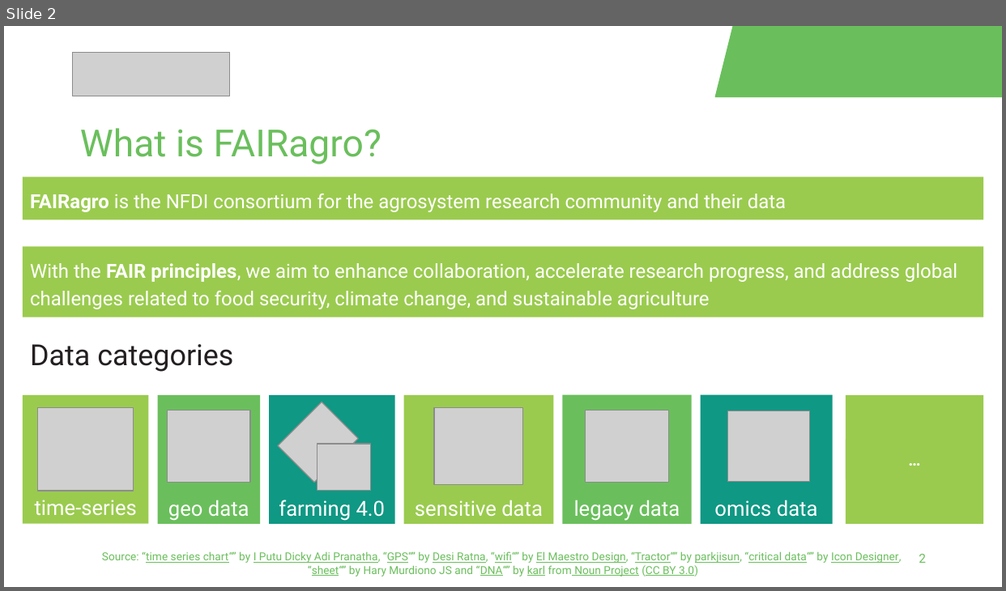
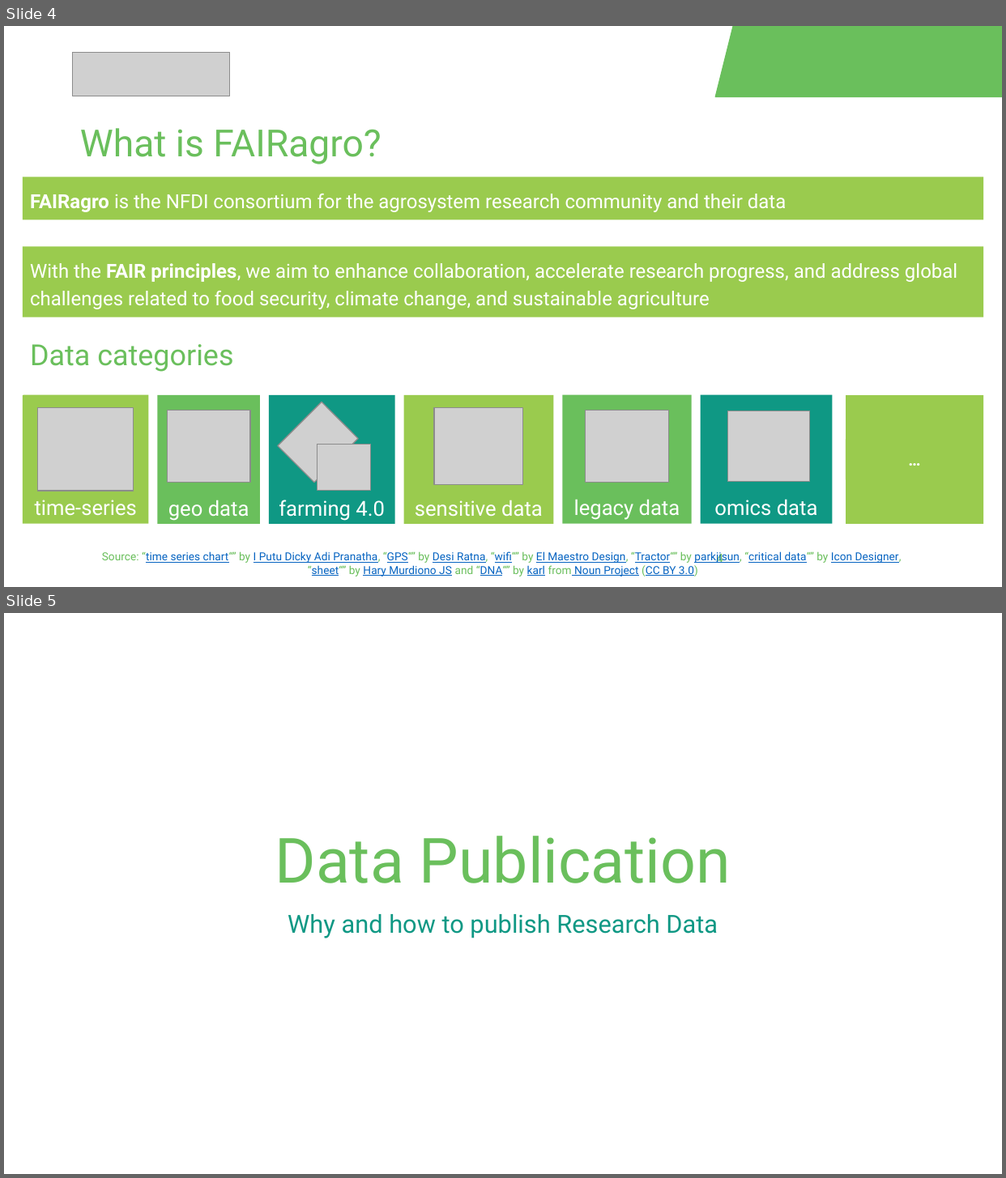
Before and after one commit to fairagro/FAIRagro_Modular-RDM-Training-Material, a slide deck: FAIRagro_Trainings_planned/2026-09_RepoTraining_deNBI/RepoTraining_Slides.odp. Shown one above the other, each under a label of ours: slide 2 before the commit, slides 4 and 5 after it. The pictures are 1006x591 and 1006x1178 pixels, drawn with LibreOffice and Linux fonts; fonts in the diff are those of the drawing; grey boxes stand for pictures; background and template pictures are left out. Boxes give left, top, right and bottom in pixels: in the first picture for what was removed or moved away, otherwise in the second. Text is boxed around its words. In the diff, an @@ line names an element or a change of style, - is before the commit and + after.

```diff
--- a/FAIRagro_Trainings_planned/2026-09_RepoTraining_deNBI/RepoTraining_Slides.odp
+++ b/FAIRagro_Trainings_planned/2026-09_RepoTraining_deNBI/RepoTraining_Slides.odp
@@ slide 5 added at box(4, 613, 1002, 1174), background #FFFFFF @@
@@ title added at box(275, 836, 731, 884), 45 pt, text #6ABF5C @@
+Data Publication
@@ subtitle added at box(288, 914, 718, 939), 18 pt, text #0F9884 @@
+Why and how to publish Research Data
@@ what was slide 2 is now slide 4 @@
@@ slide 4 changed as well @@
@@ text "Data categories" at box(30, 344, 233, 372): text colour #231F20 to #6ABF5C; less space between paragraphs @@
@@ text "Source: “time series chart“” by ..." at box(102, 552, 901, 577): text colour #6ABF5C to #0563C1 in "“time series chart“” I Putu Dicky Adi ..."; underline on in "Hary Murdiono JS" @@
@@ page number at box(716, 552, 723, 563): text changed @@
-2
+4
```
Also in this commit, not shown: 15 other slides changed, 5 other slides added, 7 slides removed, 3 other files.
